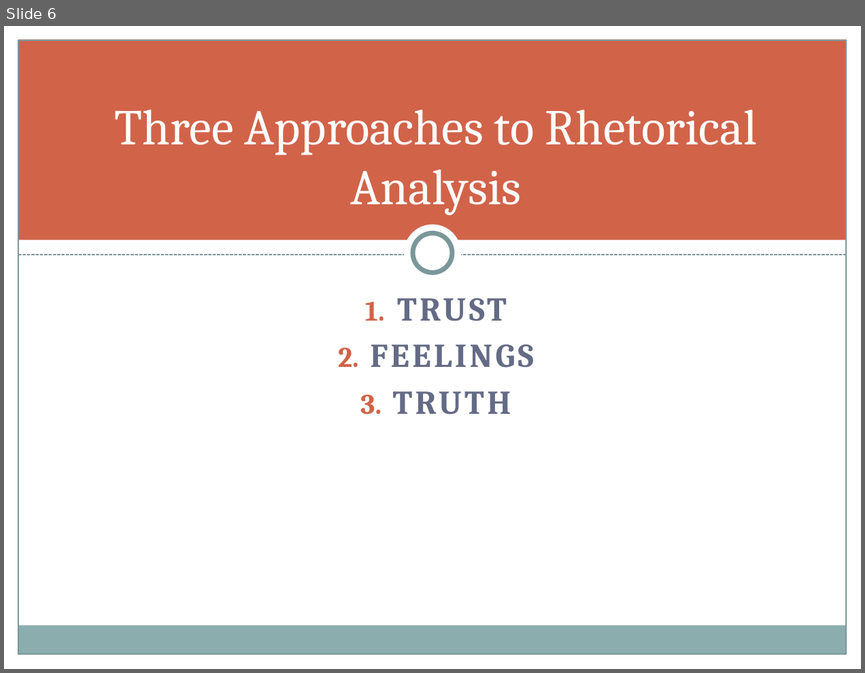
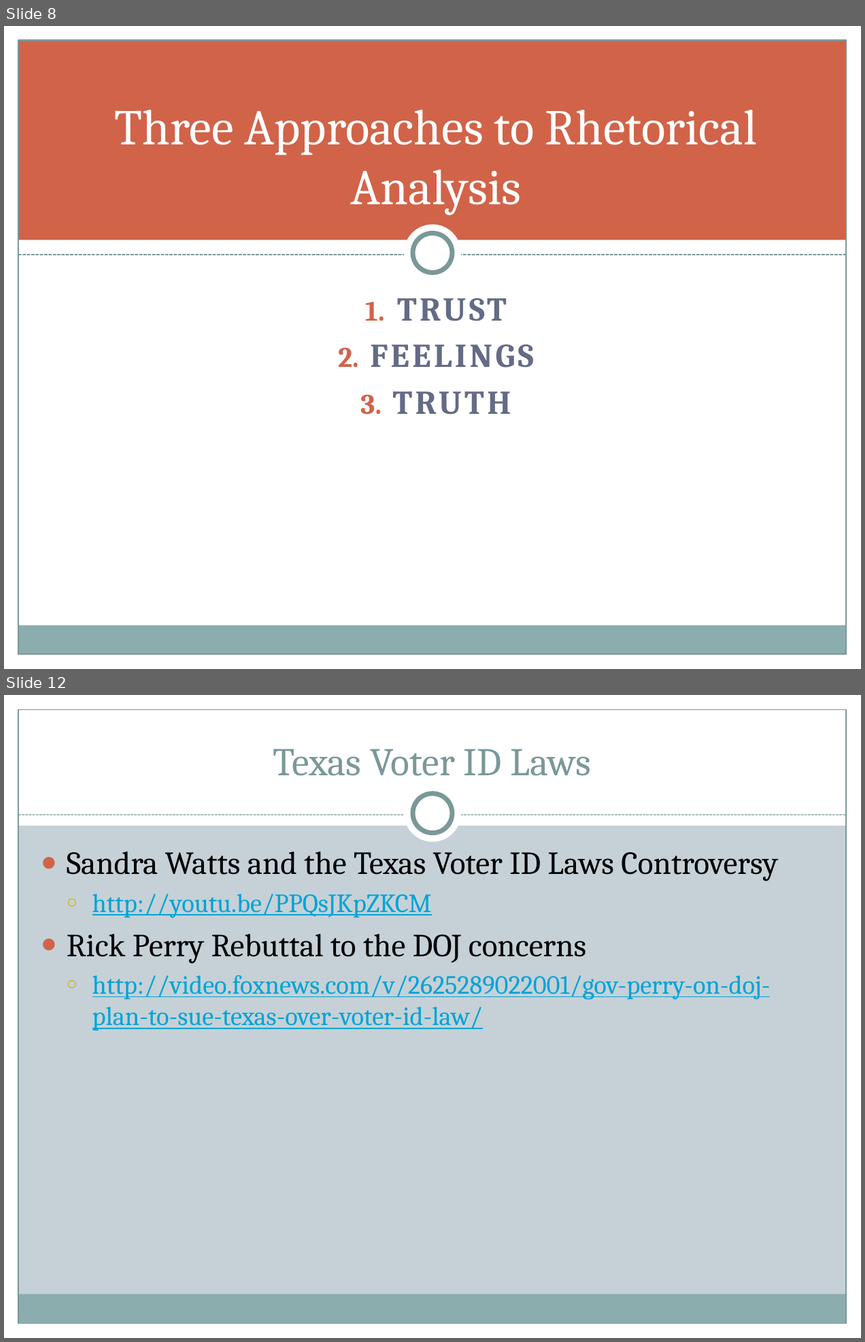
Before and after one commit to halperta/halperta.github.io, a slide deck: rhe306-spring2014/documents/logosLecture.pptx. Shown one above the other, each under a label of ours: slide 6 before the commit, slides 8 and 12 after it; the slides between them are not shown. The pictures are 865x673 and 865x1342 pixels, drawn with LibreOffice and Linux fonts; fonts in the diff are those of the drawing. Boxes give left, top, right and bottom in pixels: in the first picture for what was removed or moved away, otherwise in the second. Text is boxed around its words. In the diff, an @@ line names an element or a change of style, - is before the commit and + after.

```diff
--- a/rhe306-spring2014/documents/logosLecture.pptx
+++ b/rhe306-spring2014/documents/logosLecture.pptx
@@ slide 12 added at <box>4,695,861,1338</box>, background #C5D1D7; not listed: 3 template elements that a slide beside it also shows @@
@@ rectangle added at <box>4,695,861,826</box>, fill #FFFFFF @@
@@ rectangle added at <box>4,695,18,1338</box>, fill #FFFFFF @@
@@ rectangle added at <box>847,695,861,1338</box>, fill #FFFFFF @@
@@ title added at <box>273,749,591,776</box>, 33 pt, text #7C999A @@
+Texas Voter ID Laws
@@ ellipse added at <box>404,785,462,843</box>, fill #FFFFFF @@
@@ ellipse added at <box>413,794,452,833</box>, fill #FFFFFF, outline #7C999A 4 pt @@
@@ line added from (18, 815) to (847, 815), #7C999A 0.75 pt dashed @@
@@ text added at <box>67,851,778,1030</box>, 22 pt, text #00A3D6, underline @@
+● Sandra Watts and the Texas Voter ID Laws Controversy
+  ○ http://youtu.be/PPQsJKpZKCM
+● Rick Perry Rebuttal to the DOJ concerns
+  ○ http://video.foxnews.com/v/2625289022001/gov-perry-on-doj-plan-to-sue-texas-over-voter-id-law/
@@ what was slide 6 is now slide 8 @@
```
Also in this commit, not shown: 5 slides changed, 5 other slides added, 6 slides removed, 4 other files.
